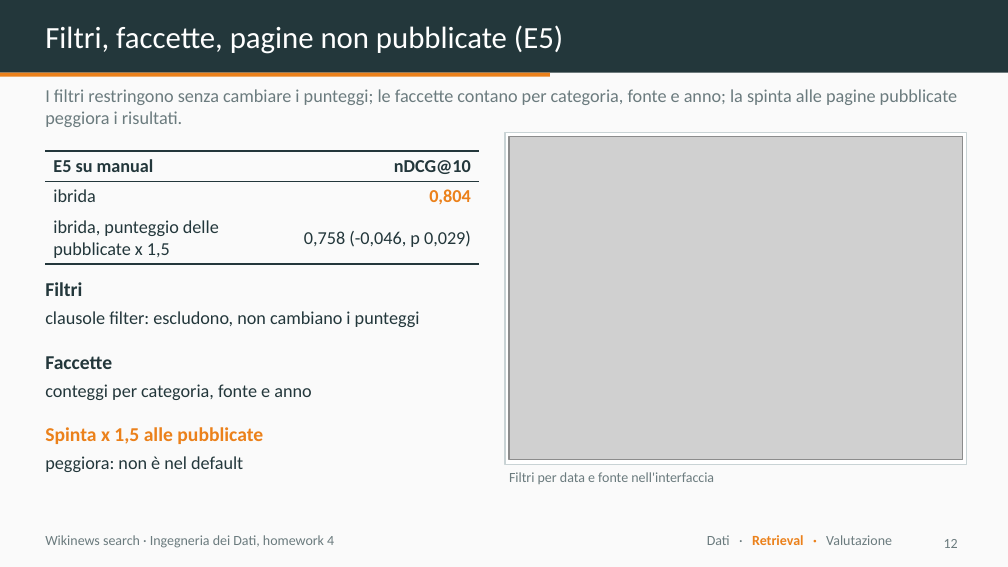
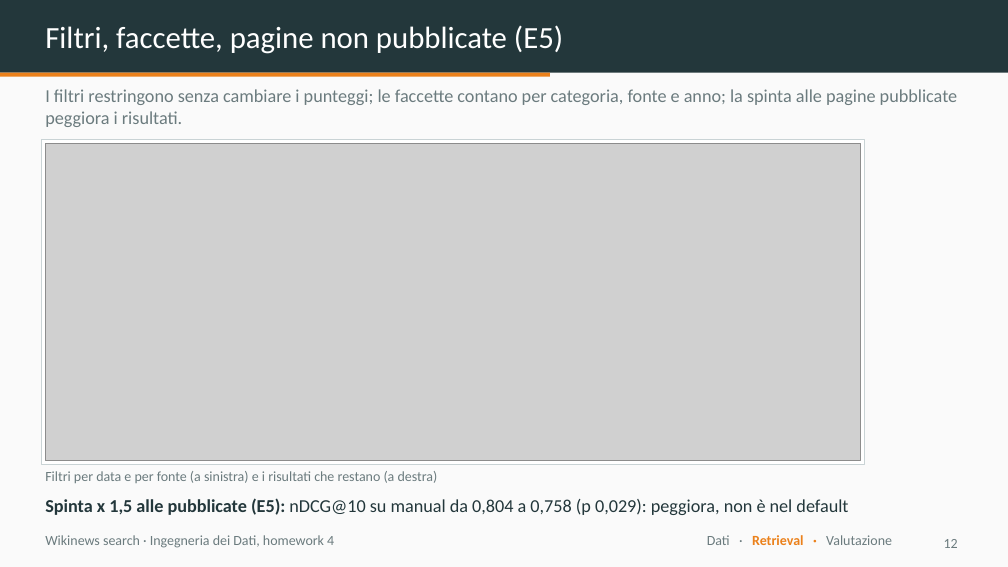
Before and after one commit to dnlsdn/wikinews-search, a slide deck: slide 12 of slides/wikinews-search.pptx. Drawn at 1008x567 pixels with LibreOffice and Linux fonts; fonts in the diff are those of the drawing; grey boxes stand for pictures. Boxes give left, top, right and bottom in pixels: in the first picture for what was removed or moved away, otherwise in the second. Text is boxed around its words. In the diff, an @@ line names an element or a change of style, - is before the commit and + after.

Commit message:
slides: deck regenerated with Fabio's weights notation and zoomed screenshots (#20)

```diff
--- a/slides/wikinews-search.pptx
+++ b/slides/wikinews-search.pptx
@@ rectangle: place and size @@
-rectangle at [505, 132, 967, 464]
+rectangle at [41, 139, 865, 465]
@@ picture added at [45, 143, 861, 461] @@
@@ picture removed at [509, 136, 963, 460] @@
@@ table removed at [45, 151, 479, 262], 3 rows, 2 columns @@
-E5 su manual | nDCG@10
-ibrida | 0,804
-ibrida, punteggio delle pubblicate x 1,5 | 0,758 (-0,046, p 0,029)
@@ text removed at [45, 282, 82, 296] @@
-Filtri
@@ text removed at [45, 311, 420, 327] @@
-clausole filter: escludono, non cambiano i punteggi
@@ text removed at [45, 356, 112, 369] @@
-Faccette
@@ text removed at [45, 384, 311, 400] @@
-conteggi per categoria, fonte e anno
@@ text removed at [45, 427, 263, 444] @@
-Spinta x 1,5 alle pubblicate
@@ text at [45, 471, 438, 483]: text changed @@
-Filtri per data e fonte nell'interfaccia
+Filtri per data e per fonte (a sinistra) e i risultati che restano (a destra)
@@ text removed at [45, 456, 243, 472] @@
-peggiora: non è nel default
@@ text added at [45, 498, 848, 515], 13 pt, text #23373B @@
+Spinta x 1,5 alle pubblicate (E5): nDCG@10 su manual da 0,804 a 0,758 (p 0,029): peggiora, non è nel default
```
Also in this commit, not shown: 3 other slides changed, 1 other file.
